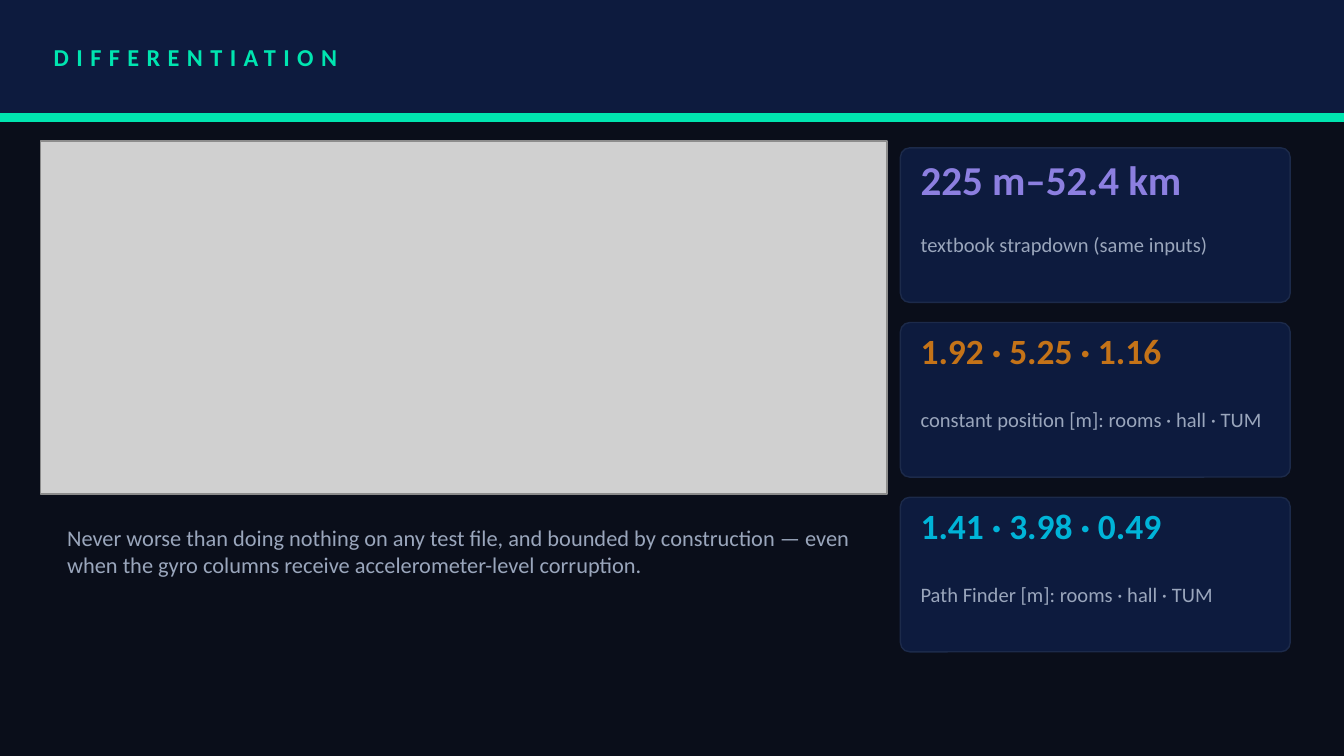
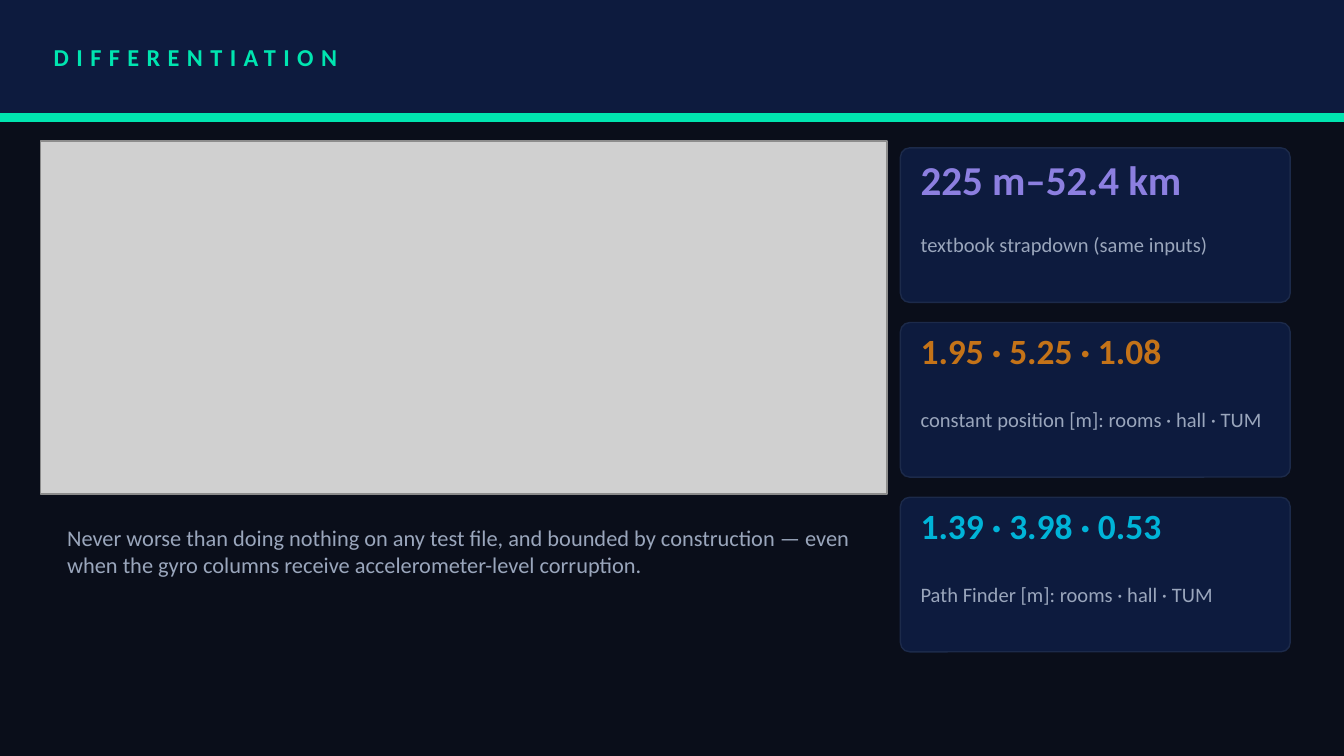
Before and after one commit to RaktimChandra/pathfinder, a slide deck: slide 6 of deck/SRMIST_vortexxx.pptx. Drawn at 1344x756 pixels with LibreOffice and Linux fonts; fonts in the diff are those of the drawing; grey boxes stand for pictures. Boxes give left, top, right and bottom in pixels: in the first picture for what was removed or moved away, otherwise in the second. Text is boxed around its words. In the diff, an @@ line names an element or a change of style, - is before the commit and + after.

```diff
--- a/deck/SRMIST_vortexxx.pptx
+++ b/deck/SRMIST_vortexxx.pptx
@@ text at [921, 339, 1161, 365]: text changed @@
-1.92 · 5.25 · 1.16
+1.95 · 5.25 · 1.08
@@ text at [921, 514, 1161, 539]: text changed @@
-1.41 · 3.98 · 0.49
+1.39 · 3.98 · 0.53
```
Also in this commit, not shown: 1 other slide changed, 17 other files.
